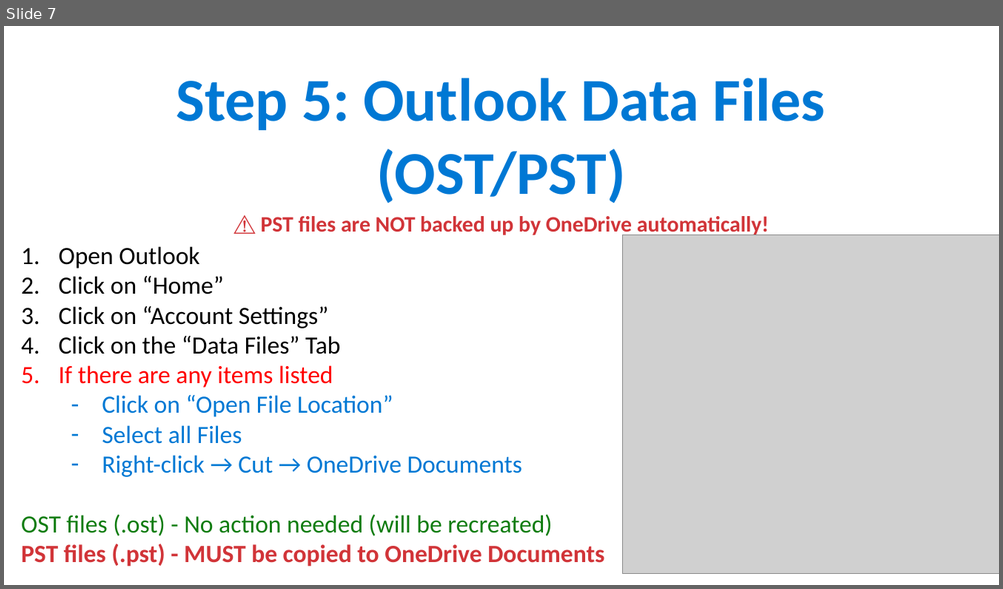
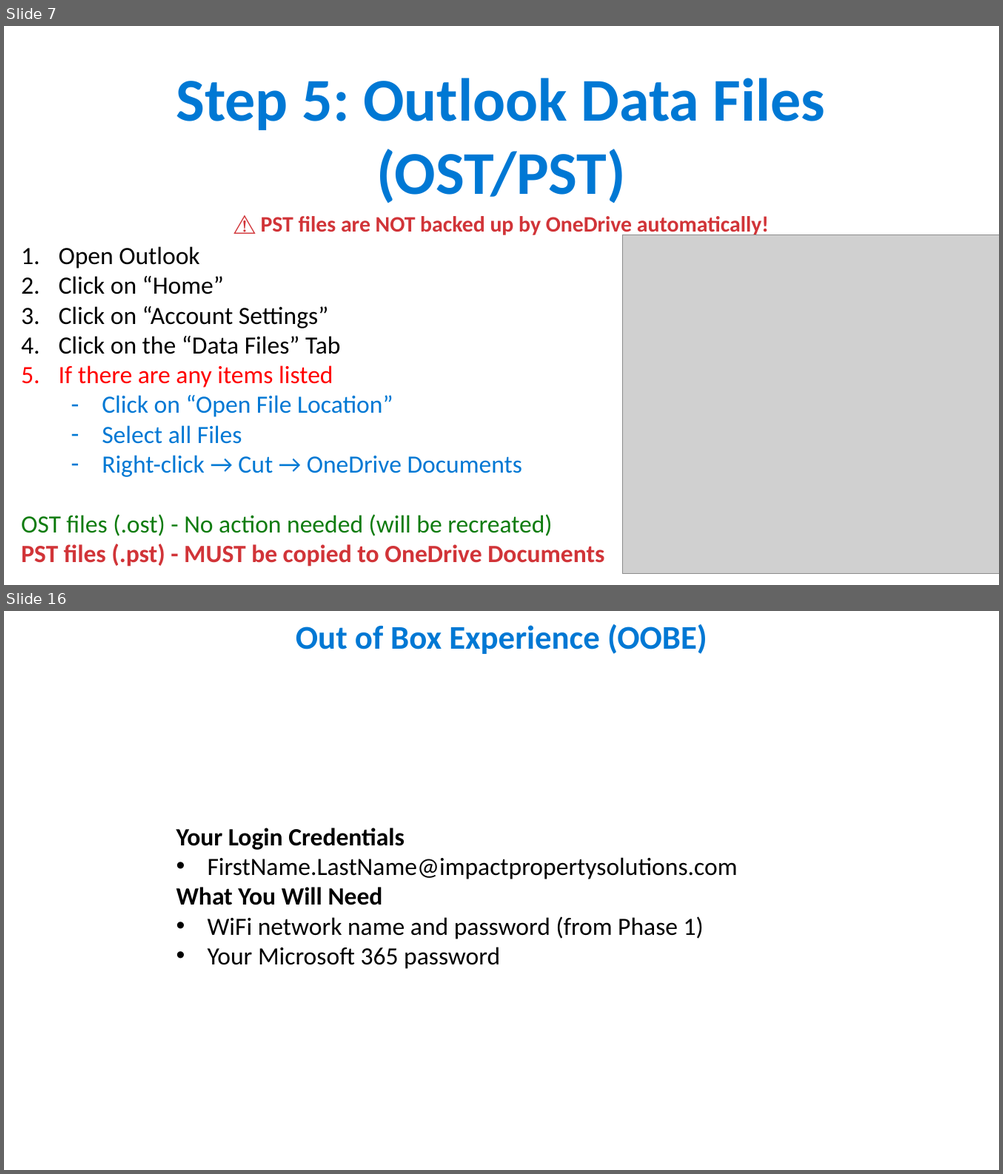
Before and after one commit to ipsghonline/tmp, a slide deck: presentation/Phase1-Backup-Guide.pptx. Shown one above the other, each under a label of ours: slide 7 before the commit, slides 7 and 16 after it; the slides between them are not shown. The pictures are 1003x589 and 1003x1174 pixels, drawn with LibreOffice and Linux fonts; fonts in the diff are those of the drawing; grey boxes stand for pictures. Boxes give left, top, right and bottom in pixels: in the first picture for what was removed or moved away, otherwise in the second. Text is boxed around its words. In the diff, an @@ line names an element or a change of style, - is before the commit and + after.

```diff
--- a/presentation/Phase1-Backup-Guide.pptx
+++ b/presentation/Phase1-Backup-Guide.pptx
@@ slide 16 added at [4,611,999,1170], background #FFFFFF @@
@@ text added at [296,624,707,654], 24 pt, text #0078D4, bold @@
+Out of Box Experience (OOBE)
@@ text added at [176,828,737,969], 18 pt, text #000000 @@
+Your Login Credentials
+• FirstName.LastName@impactpropertysolutions.com
+What You Will Need
+• WiFi network name and password (from Phase 1)
+• Your Microsoft 365 password
```
Also in this commit, not shown: 1 slide changed, 20 other slides added, 1 slide removed.
